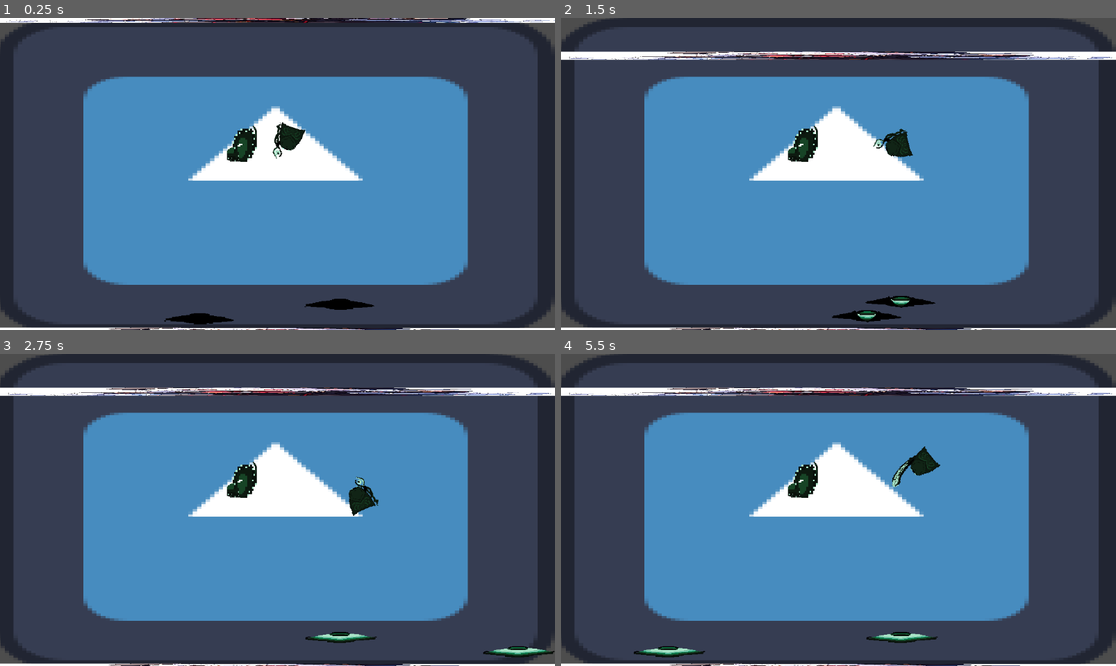
Above: before the commit, frames 1-4 (two rows, left to right).
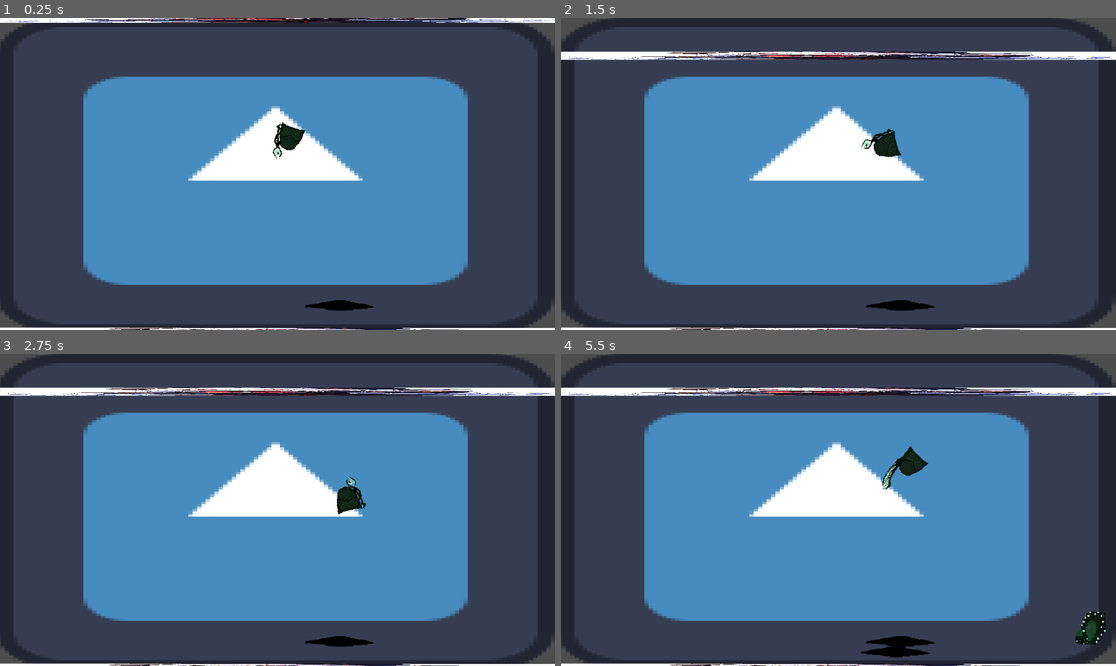
Above: after the commit, the same moments.

Repository: Lucas-FAlves/LudumDare_54_Godot
Game: Godot game, scene res://Scenes/Level.tscn
The game is run twice, just before and just after one commit, with the same random seed, the same clock (stepped at 60 frames per second) and the same inputs. The engine's default icon, where the game draws it, is replaced by a stand-in: a white triangle on a blue panel in a dark square.
Inputs (mouse positions are in pixels of both pictures, inside the frame that each line leads up to):
- Up to frame 1 (0.25 s): no input
- Up to frame 2 (1.5 s): move the mouse to (960, 158) at 0.52 s; hold D (Move_Right) 0.53-1.28 s; tap E (Attack) at 0.6, 1.35 s; move the mouse to (727, 189) at 1.27 s; hold S (Move_Down) from 1.28 s (still down)
- Up to frame 3 (2.75 s): move the mouse to (333, 441) at 2.02 s; release S (Move_Down) at 2.03 s; hold D (Move_Right) from 2.03 s (still down); tap E (Attack) at 2.1 s
- Up to frame 4 (5.5 s): move the mouse to (810, 572) at 2.77 s; release D (Move_Right) at 2.78 s; hold W (Move_Up) 2.78-3.53 s; tap E (Attack) every 0.75 s from 2.85 to 5.1 s; move the mouse to (1005, 556) at 3.52 s; hold A (Move_Left) 3.53-5.03 s; move the mouse to (672, 463) at 4.27 s; move the mouse to (866, 510) at 5.02 s; hold S (Move_Down) from 5.03 s (still down)

The runs differ from the first frame. In frame 1, 0.8% of the frame differs, in the area x 29-68%, y 34-99%; in frame 2, 1.5%; in frame 3, 1.6%; in frame 4, 2.4%, in the area x 13-99%, y 29-98%.

Commit message:
Update olho.gd

Diff:
--- a/Prefabs/tentaculo.tscn
+++ b/Prefabs/tentaculo.tscn
@@ -92,7 +92,6 @@
 }]
 
 [node name="Area2D" type="Area2D"]
-position = Vector2(542, 264)
 scale = Vector2(1, 1.53125)
 priority = 1
 script = ExtResource("1_qqwfq")
--- a/Scenes/Level.tscn
+++ b/Scenes/Level.tscn
@@ -76,7 +76,7 @@
 metadata/_edit_group_ = true
 
 [node name="CharacterBody2D (Olho)" parent="baixo" instance=ExtResource("6_s24i4")]
-position = Vector2(157, -52)
+position = Vector2(76, -52)
 
 [node name="Sprite2D" type="Sprite2D" parent="baixo"]
 position = Vector2(327, -23)
--- a/Scripts/Eye_Handler.gd
+++ b/Scripts/Eye_Handler.gd
@@ -5,7 +5,7 @@
 # Called when the node enters the scene tree for the first time.
 func _ready():
 	$CollisionShape2D/Sprite2D.rotate(1.5708*2)
-	animatedSprite2D.play("Opening")
+	#animatedSprite2D.play("Opening")
 	animatedSprite2D.flip_v=true
 
 func _on_tree_exiting():
--- a/Scripts/Player/Player_Attack.gd
+++ b/Scripts/Player/Player_Attack.gd
@@ -6,6 +6,7 @@
 @onready var playerSprite: AnimatedSprite2D = get_parent().get_node("AnimatedSprite2D")
 @onready var jogador = get_parent().get_parent()
 var killNode = false
+signal playerAttacked
 
 func _process(delta):
 	if Input.is_action_just_released("Attack"):
@@ -27,6 +28,7 @@
 func _on_animated_sprite_2d_animation_finished():
 	if killNode:
 		killNode = false
+		playerAttacked.emit()
 		olho.get_node("CollisionShape2D/AnimatedSprite2D").play("Closing")
 		olho.queue_free()
 		print("matou polvo")
--- a/Scripts/olho.gd
+++ b/Scripts/olho.gd
@@ -1,17 +1,27 @@
 extends CharacterBody2D
 
+#Variaveis deste script
 @export var speed = 200
 var dir = 1
 var isOff = true
 var motion = Vector2.ZERO
+var coinFlip:int
+#Cooldown aleatorio pra ativar o sprite do olho
 var rng = RandomNumberGenerator.new()
 @export var cooldown : int
+
+#referencias
+@onready var eyeSprite: CharacterBody2D = self
+@onready var eyeAnimatedSprite = get_node("Eye/CollisionShape2D/AnimatedSprite2D")
+var tentacleScene = load("res://Prefabs/tentaculo.tscn")
+var isTentacleSpawned : bool = false
+
 
 # Called when the node enters the scene tree for the first time.
 func _ready():
 	rng.randomize()
-	cooldown = rng.randi_range(200, 600)
-
+	cooldown = rng.randi_range(200, 400)
+	eyeSprite.visible = false
 
 	# Replace with function body.
 
@@ -23,6 +33,10 @@
 		cooldown -= delta
 	else:
 		isOff = false
+		eyeSprite.visible = true
+		if eyeAnimatedSprite != null:
+			eyeAnimatedSprite.play("Opening")
+			spawn_tentacle()
 
 	if isOff == true:
 		eye_move(delta)
@@ -36,3 +50,37 @@
 	motion.x = speed * dir
 	velocity += motion*delta
 	move_and_slide()
+
+
+func spawn_tentacle():
+	if !isTentacleSpawned:
+		var instance = tentacleScene.instantiate()
+		var cf = rng.randi_range(0,1)
+		if cf == 1:
+			coinFlip = 1
+		else:
+			coinFlip = -1
+		var aux = rng.randf_range(0.0000001,0.0000003)
+		var offset = Vector2(0,2)
+		var reference_position = self.position
+		var new_position:Vector2 = reference_position + offset*coinFlip
+		print("Global position: ",reference_position, "Tipo: ", typeof(reference_position))
+		print("Offset :",offset)
+		print("New Position: ",new_position)
+#		instance.global_position.x += new_position.x
+#		instance.global_position.y += new_position.y
+		print("Instance Position ", instance.position)
+#		var new_position = reference_position + aux*coinFlip
+#		instance.global_position = new_position
+		# instance.position.y = self.position.y + aux*coinFlip
+		# print(self.position.y)
+		# print(aux)
+		# print(coinFlip)
+		# print(instance.position.y)
+		add_child(instance)
+		print("Instance Position ", instance.position)
+		instance.position.x = new_position.x
+		instance.position.y = new_position.y
+		print("Instance Position ", instance.position)
+		print("Posicao do olho: ", self.position)
+		isTentacleSpawned = true
